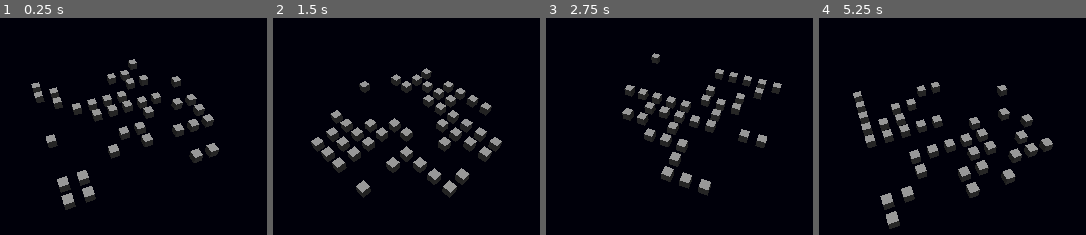
Above: before the commit, frames 1-4 (left to right).
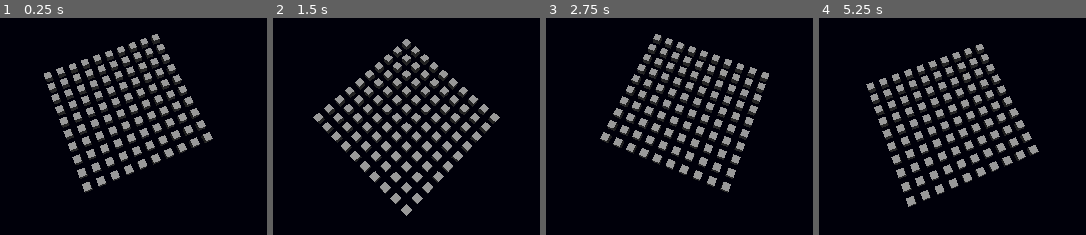
Above: after the commit, the same moments.

Repository: punchcafe/visualizer-game-of-life
Game: Godot game, scene res://container.tscn
The game is run twice, just before and just after one commit, with the same random seed, the same clock (stepped at 60 frames per second) and the same inputs.
Inputs:
- Up to frame 1 (0.25 s): no input
- Up to frame 2 (1.5 s): no input
- Up to frame 3 (2.75 s): no input
- Up to frame 4 (5.25 s): no input

The runs differ from the first frame. In frame 1, 16% of the frame differs, in the area x 11-83%, y 7-89%; in frame 2, 17%; in frame 3, 16%; in frame 4, 17%, in the area x 12-88%, y 11-98%.

Commit message:
feat: make cells glow

Diff:
--- /dev/null
+++ b/cell.gd
@@ -0,0 +1,15 @@
+extends Node3D
+
+# Called when the node enters the scene tree for the first time.
+func _ready() -> void:
+	$Light.visible = false
+
+func live():
+	$Light.visible = true
+
+func die():
+	$Light.visible = false
+
+# Called every frame. 'delta' is the elapsed time since the previous frame.
+func _process(delta: float) -> void:
+	pass
--- a/cell.tscn
+++ b/cell.tscn
@@ -1,9 +1,26 @@
-[gd_scene load_steps=2 format=3 uid="uid://chw1tapl3ab3b"]
+[gd_scene load_steps=5 format=3 uid="uid://chw1tapl3ab3b"]
+
+[ext_resource type="Script" uid="uid://b2ufmwy3oifwd" path="res://cell.gd" id="1_yh0nt"]
+
+[sub_resource type="StandardMaterial3D" id="StandardMaterial3D_14hpr"]
+transparency = 1
+emission_enabled = true
+emission = Color(1, 1, 1, 1)
 
 [sub_resource type="BoxMesh" id="BoxMesh_14hpr"]
+lightmap_size_hint = Vector2i(5, 7)
+material = SubResource("StandardMaterial3D_14hpr")
 size = Vector3(0.1, 0.1, 0.1)
 
+[sub_resource type="BoxMesh" id="BoxMesh_yh0nt"]
+size = Vector3(0.105, 0.105, 0.105)
+
 [node name="Cell" type="Node3D"]
+script = ExtResource("1_yh0nt")
 
-[node name="MeshInstance3D" type="MeshInstance3D" parent="."]
+[node name="Light" type="MeshInstance3D" parent="."]
 mesh = SubResource("BoxMesh_14hpr")
+
+[node name="Container" type="MeshInstance3D" parent="."]
+transparency = 0.98
+mesh = SubResource("BoxMesh_yh0nt")
--- a/container.gd
+++ b/container.gd
@@ -13,7 +13,6 @@
 		_cell_array.append([])
 		for x in range($GameOfLifeModel.width):
 			var child = cell_scene.instantiate()
-			child.visible = false
 			_cell_array[y].append(child)
 			add_child(child)
 			child.position = Vector3((x * 0.2) - x_offset, 0.0, (y * 0.2) - y_offset)
@@ -26,8 +25,8 @@
 
 
 func _on_game_of_life_model_cell_born(x: int, y: int) -> void:
-	_cell_array[y][x].visible = true
+	_cell_array[y][x].live()
 
 
 func _on_game_of_life_model_cell_died(x: int, y: int) -> void:
-	_cell_array[y][x].visible = false
+	_cell_array[y][x].die()
--- a/container.tscn
+++ b/container.tscn
@@ -23,7 +23,7 @@
 environment = SubResource("Environment_knnee")
 
 [node name="Camera3D" type="Camera3D" parent="."]
-transform = Transform3D(1, 0, 0, 0, 0.69521064, 0.71880615, 0, -0.71880615, 0.69521064, 0, 2.560519, 2.4853666)
+transform = Transform3D(1, 0, 0, 0, 0.3514495, 0.9362068, 0, -0.9362068, 0.3514495, 0, 4, 1.6268128)
 
 [node name="DirectionalLight3D" type="DirectionalLight3D" parent="."]
 transform = Transform3D(1, 0, 0, 0, 0.040881637, 0.999164, 0, -0.999164, 0.040881637, 0, 4.8497386, 0)
Not shown, added: cell.gd.uid
